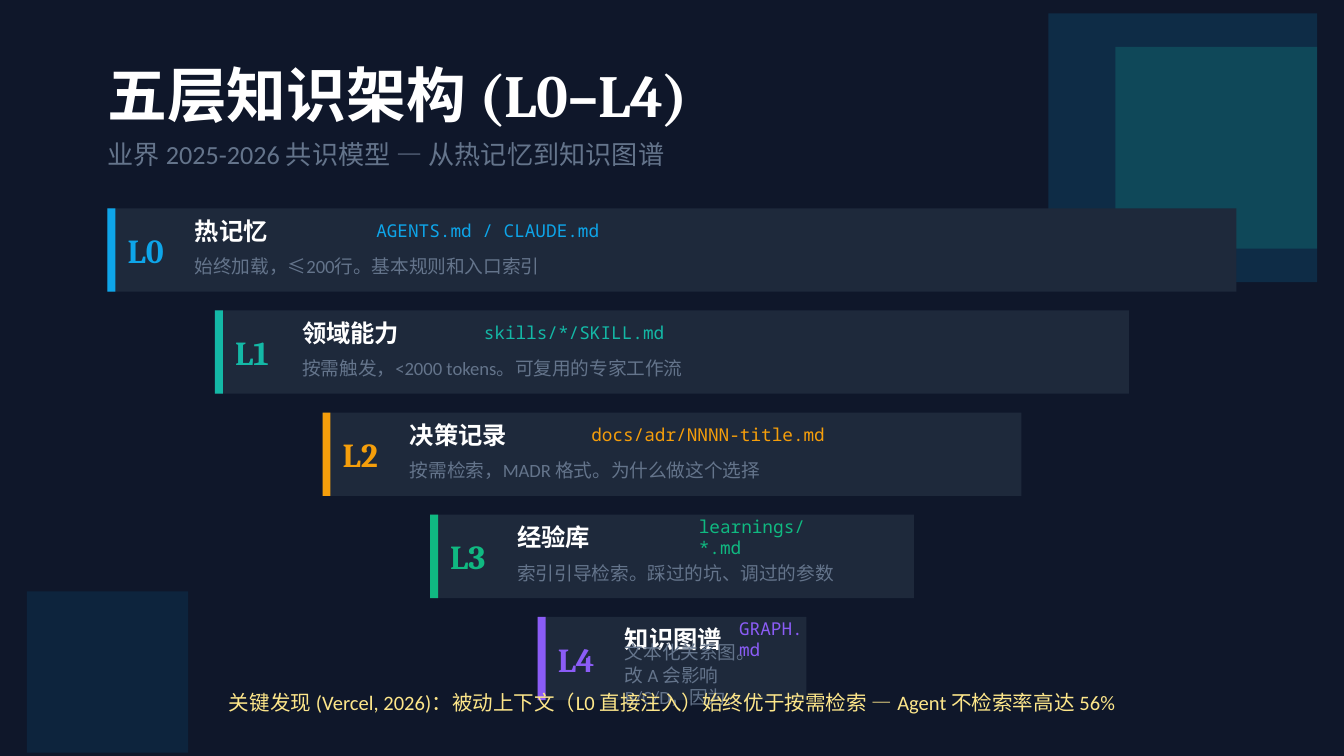
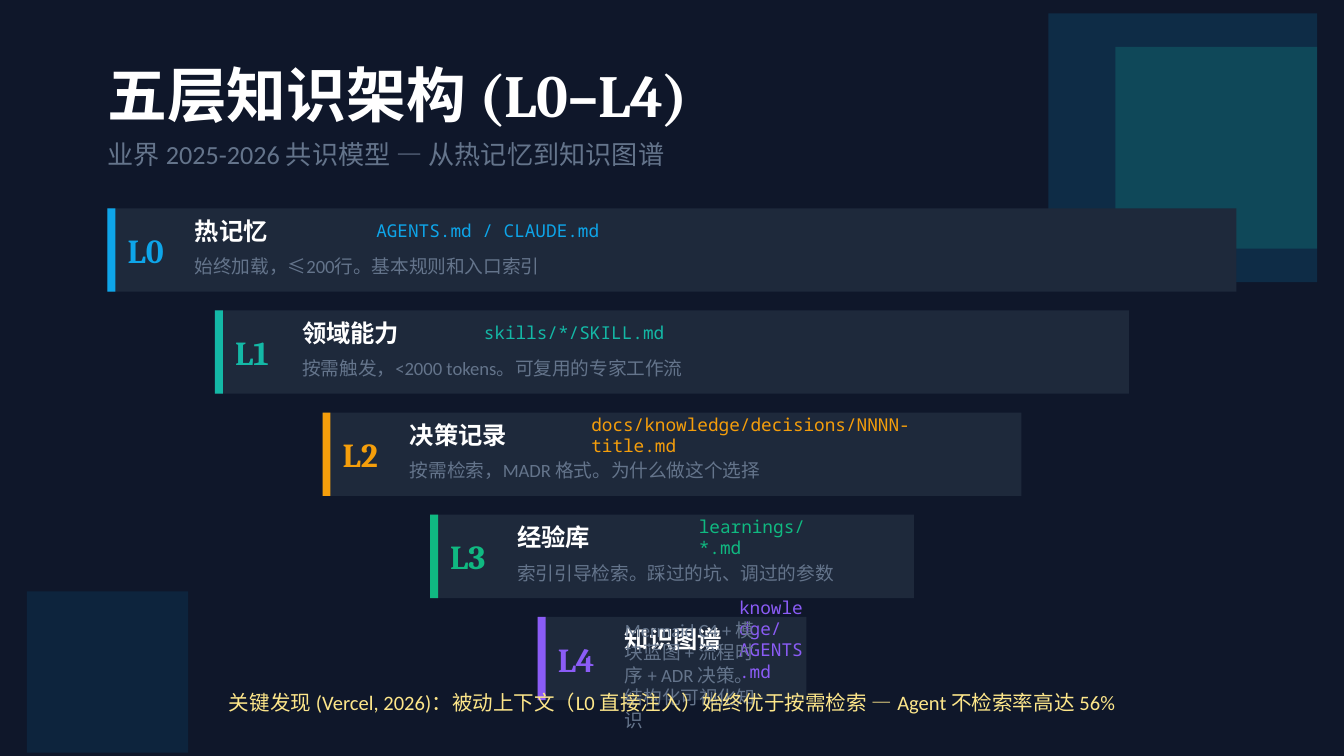
Before and after one commit to xdlsy/myskill, a slide deck: slide 4 of pptx/aidoc-introduction.pptx. Drawn at 1344x756 pixels with LibreOffice and Linux fonts; fonts in the diff are those of the drawing. Boxes give left, top, right and bottom in pixels: in the first picture for what was removed or moved away, otherwise in the second. Text is boxed around its words. In the diff, an @@ line names an element or a change of style, - is before the commit and + after.

```diff
--- a/pptx/aidoc-introduction.pptx
+++ b/pptx/aidoc-introduction.pptx
@@ text at bbox=[591, 417, 910, 452]: text changed @@
-docs/adr/NNNN-title.md
+docs/knowledge/decisions/NNNN-title.md
@@ text at bbox=[625, 621, 755, 728]: text changed @@
-文本化关系图。改 A 会影响 B/C/D，因为...
+Mermaid C4 + 模块蓝图 + 流程时序 + ADR 决策。结构化可视化知识
@@ text at bbox=[739, 643, 803, 682]: text changed @@
-GRAPH.md
+knowledge/AGENTS.md
```
Also in this commit, not shown: 6 other slides changed, 1 slide added, 28 other files.
